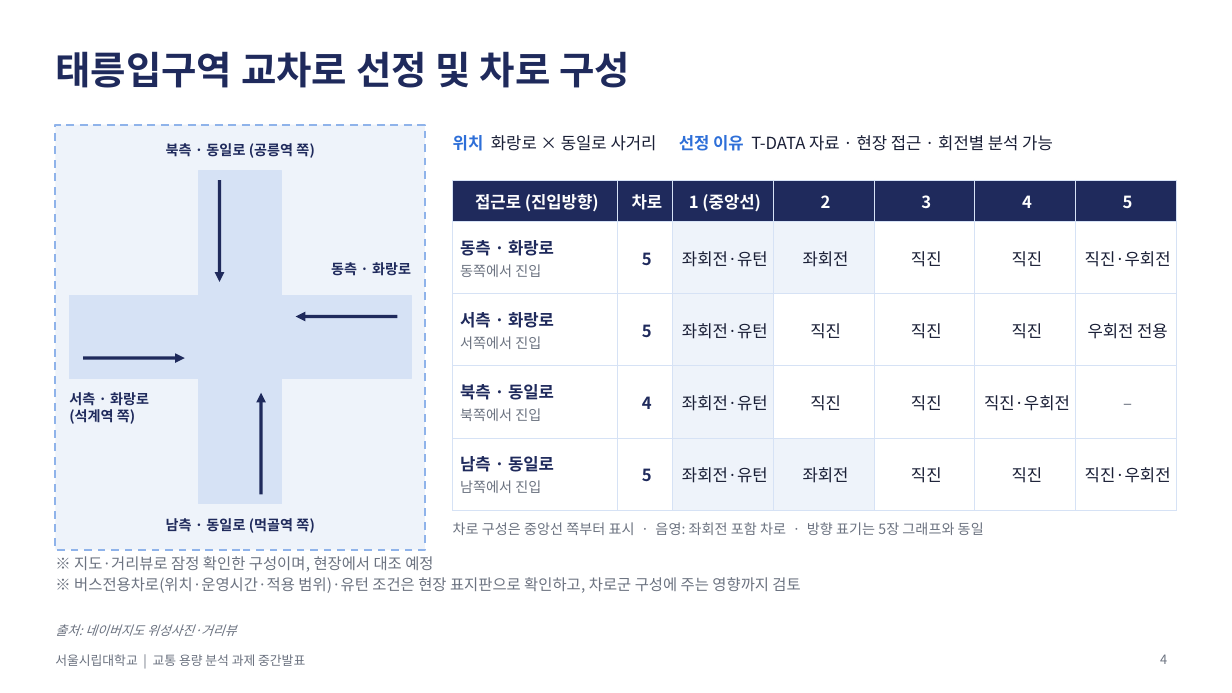
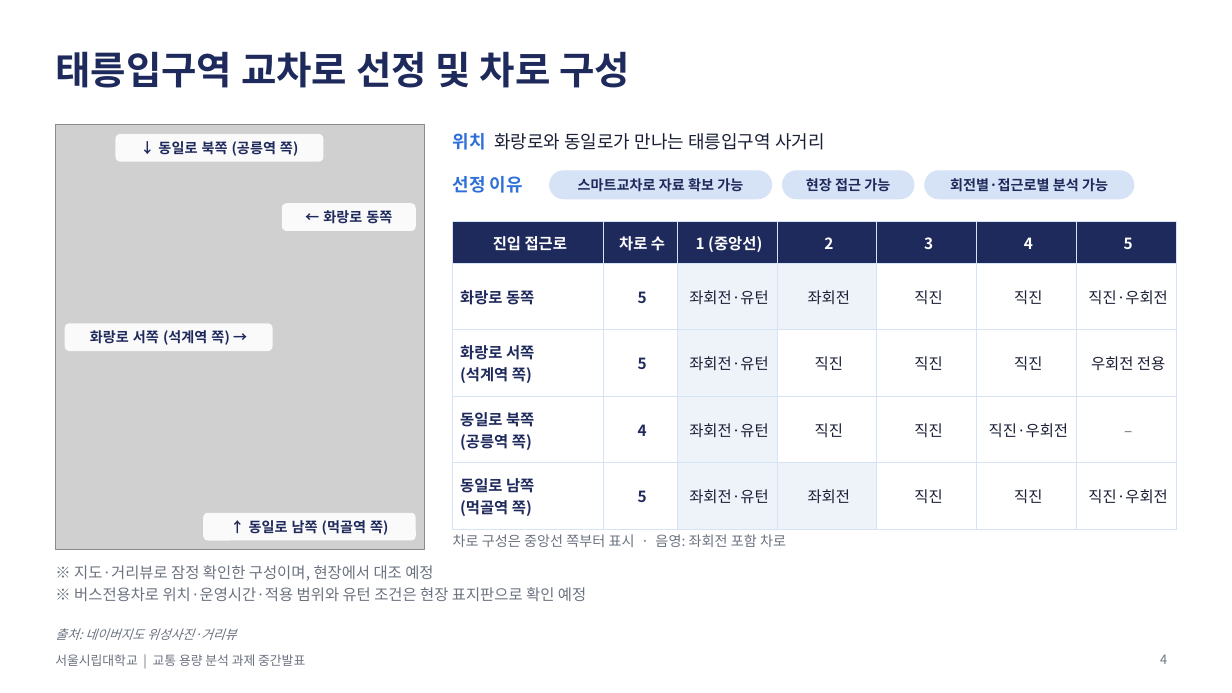
Before and after one commit to JeonHyunGyu/Claude, a slide deck: slide 4 of 교통용량분석_중간발표.pptx. Drawn at 1232x693 pixels with LibreOffice and Linux fonts; fonts in the diff are those of the drawing; grey boxes stand for pictures. Boxes give left, top, right and bottom in pixels: in the first picture for what was removed or moved away, otherwise in the second. Text is boxed around its words. In the diff, an @@ line names an element or a change of style, - is before the commit and + after.

```diff
--- a/교통용량분석_중간발표.pptx
+++ b/교통용량분석_중간발표.pptx
@@ rectangle removed at <box>55,125,425,550</box> @@
@@ picture added at <box>55,125,425,550</box> @@
@@ rounded rectangle "↓ 동일로 북쪽 (공릉역 쪽)": place and size @@
-rounded rectangle "↓ 동일로 북쪽 (공릉역 쪽)" at <box>166,143,314,158</box>
+rounded rectangle "↓ 동일로 북쪽 (공릉역 쪽)" at <box>116,134,323,162</box>
@@ text in rounded rectangle at <box>158,141,298,156</box>: text changed @@
-북측 · 동일로 (공릉역 쪽)
+↓ 동일로 북쪽 (공릉역 쪽)
@@ text at <box>453,133,825,150</box>: text changed; size 13 to 14 pt @@
-위치 화랑로 × 동일로 사거리 선정 이유 T-DATA 자료 · 현장 접근 · 회전별 분석 가능
+위치 화랑로와 동일로가 만나는 태릉입구역 사거리
@@ rectangle removed at <box>199,171,282,504</box> @@
@@ text added at <box>453,176,523,193</box>, 14 pt, text #2E6FD8, bold @@
+선정 이유
@@ rounded rectangle added at <box>550,171,772,199</box>, fill #D6E2F5, outline #D6E2F5 1 pt, 11 pt, text #1F2A5C, bold @@
+스마트교차로 자료 확보 가능
@@ rounded rectangle added at <box>783,171,914,199</box>, fill #D6E2F5, outline #D6E2F5 1 pt, 11 pt, text #1F2A5C, bold @@
+현장 접근 가능
@@ rounded rectangle added at <box>925,171,1134,199</box>, fill #D6E2F5, outline #D6E2F5 1 pt, 11 pt, text #1F2A5C, bold @@
+회전별·접근로별 분석 가능
@@ arrow removed from (220, 180) to (220, 282) @@
@@ fill none to #FFFFFF at 90% opacity in 4 elements at <box>116,134,323,162</box>, <box>203,513,416,541</box>, <box>65,323,273,351</box>, <box>282,203,416,231</box> @@
@@ rounded rectangle "← 화랑로 동쪽": place and size @@
-rounded rectangle "← 화랑로 동쪽" at <box>331,262,411,276</box>
+rounded rectangle "← 화랑로 동쪽" at <box>282,203,416,231</box>
@@ text in rounded rectangle at <box>323,210,392,224</box>: text changed @@
-동측 · 화랑로
+← 화랑로 동쪽
@@ table at <box>453,222,1177,520</box> @@
-row 1, column 1: 접근로 (진입방향)
+row 1, column 1: 진입 접근로
-row 1, column 2: 차로
+row 1, column 2: 차로 수
-row 2, column 1: 동측 · 화랑로 / 동쪽에서 진입
+row 2, column 1: 화랑로 동쪽
-row 3, column 1: 서측 · 화랑로 / 서쪽에서 진입
+row 3, column 1: 화랑로 서쪽 / (석계역 쪽)
-row 4, column 1: 북측 · 동일로 / 북쪽에서 진입
+row 4, column 1: 동일로 북쪽 / (공릉역 쪽)
-row 5, column 1: 남측 · 동일로 / 남쪽에서 진입
+row 5, column 1: 동일로 남쪽 / (먹골역 쪽)
@@ size 13 to 12 pt in "1 (중앙선)", "2", "3", "4" and 25 more places @@
@@ table: place and size @@
-table at <box>453,180,1177,497</box>
+table at <box>453,222,1177,520</box>
@@ rectangle removed at <box>69,296,411,379</box> @@
@@ rounded rectangle "화랑로 서쪽 (석계역 쪽) →": place and size @@
-rounded rectangle "화랑로 서쪽 (석계역 쪽) →" at <box>69,392,149,424</box>
+rounded rectangle "화랑로 서쪽 (석계역 쪽) →" at <box>65,323,273,351</box>
@@ arrow removed from (397, 316) to (296, 316) @@
@@ arrow removed from (83, 359) to (185, 359) @@
@@ text in rounded rectangle at <box>90,330,229,345</box>: text changed @@
-서측 · 화랑로
-(석계역 쪽)
+화랑로 서쪽 (석계역 쪽) →
@@ arrow removed from (262, 494) to (262, 393) @@
@@ rounded rectangle "↑ 동일로 남쪽 (먹골역 쪽)": place and size @@
-rounded rectangle "↑ 동일로 남쪽 (먹골역 쪽)" at <box>166,518,314,533</box>
+rounded rectangle "↑ 동일로 남쪽 (먹골역 쪽)" at <box>203,513,416,541</box>
@@ text in rounded rectangle at <box>249,520,388,535</box>: text changed @@
-남측 · 동일로 (먹골역 쪽)
+↑ 동일로 남쪽 (먹골역 쪽)
@@ text at <box>453,534,786,547</box>: text changed @@
-차로 구성은 중앙선 쪽부터 표시 · 음영: 좌회전 포함 차로 · 방향 표기는 5장 그래프와 동일
+차로 구성은 중앙선 쪽부터 표시 · 음영: 좌회전 포함 차로
@@ text "※ 지도·거리뷰로 잠정 확인한 구성이며, ...": place and size @@
-text "※ 지도·거리뷰로 잠정 확인한 구성이며, ..." at <box>74,556,800,593</box>
+text "※ 지도·거리뷰로 잠정 확인한 구성이며, ..." at <box>74,565,586,601</box>
@@ text at <box>74,587,586,601</box>: text changed @@
-※ 버스전용차로(위치·운영시간·적용 범위)·유턴 조건은 현장 표지판으로 확인하고, 차로군 구성에 주는 영향까지 검토
+※ 버스전용차로 위치·운영시간·적용 범위와 유턴 조건은 현장 표지판으로 확인 예정
@@ text "출처: 네이버지도 위성사진·거리뷰": place and size @@
-text "출처: 네이버지도 위성사진·거리뷰" at <box>55,624,237,636</box>
+text "출처: 네이버지도 위성사진·거리뷰" at <box>55,628,237,640</box>
```
Also in this commit, not shown: 5 other slides changed.
